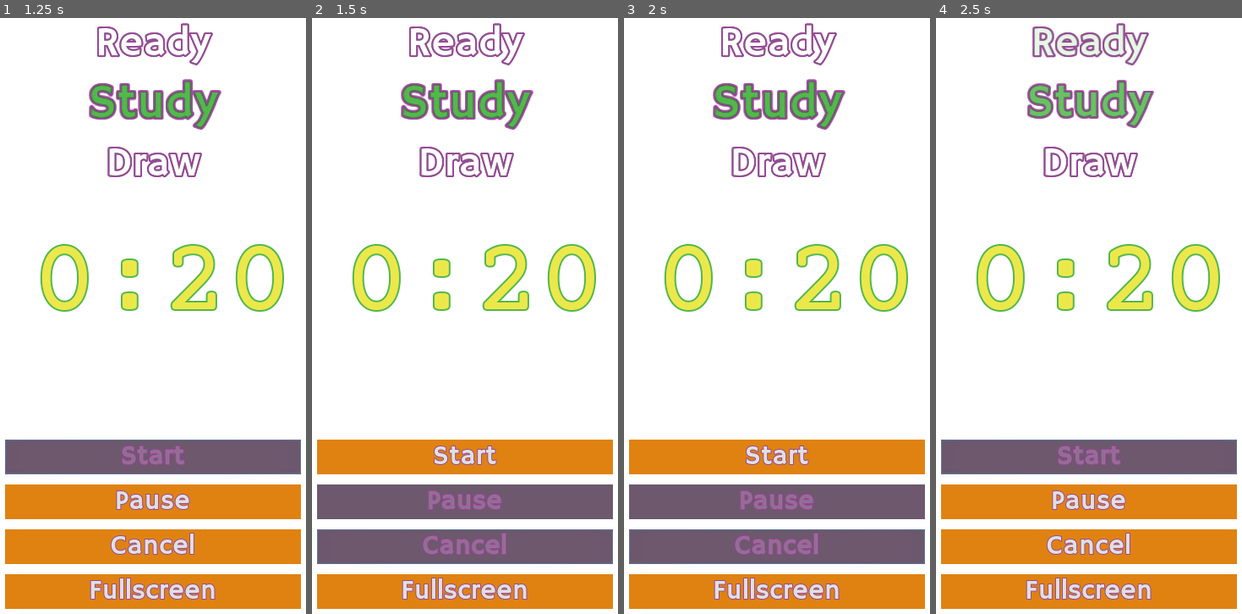
Above: before the commit, frames 1-4 (left to right).
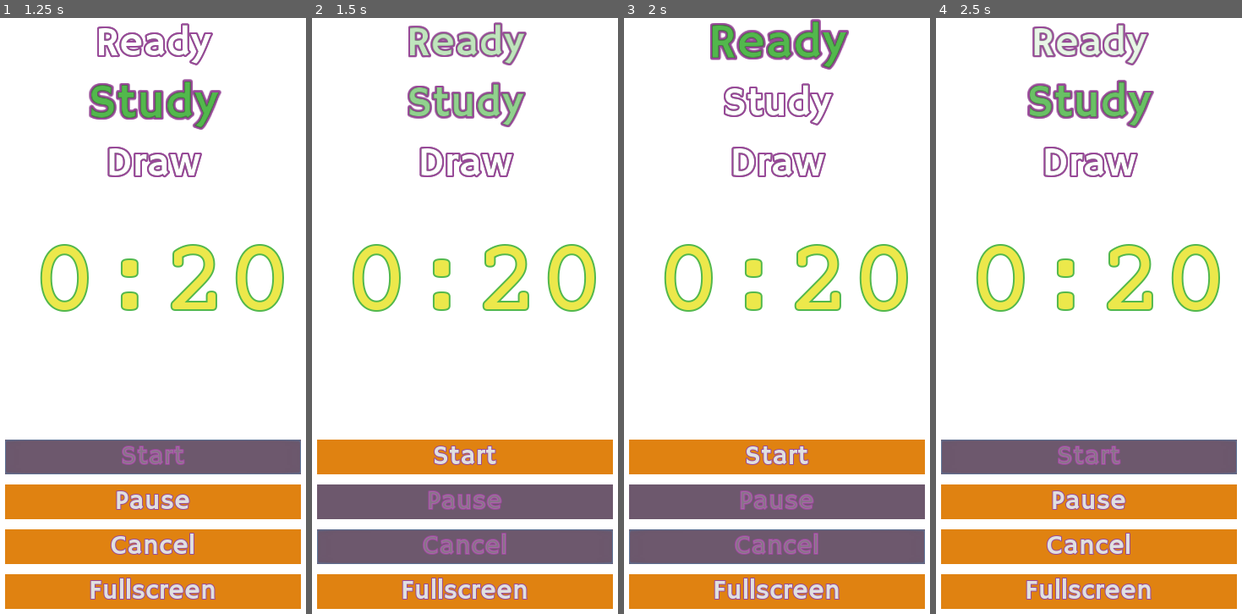
Above: after the commit, the same moments.

Repository: doctor-g/MonsDRAWsityTimer
Game: Godot game, scene res://src/MainScene.tscn
Same seed, same stepped clock (60 frames per second), same inputs: the game is played once before the commit and once after it.
Inputs:
- Up to frame 1 (1.25 s): click "Start" at 0.5 s
- Up to frame 2 (1.5 s): click "Cancel" at 1.25 s
- Up to frame 3 (2 s): no input
- Up to frame 4 (2.5 s): click "Start" at 2 s

Frame 1 is identical in both runs. In frame 2, 3.3% of the frame differs, in the area x 29-73%, y 0-19%; in frame 3, 4.1%, in the area x 28-74%, y 0-19%; in frame 4, nothing differs.

Commit message:
Update label animations

Diff:
--- a/project/src/AnimatedLabel.gd
+++ b/project/src/AnimatedLabel.gd
@@ -8,8 +8,10 @@
 	rect_pivot_offset = rect_size / 2
 
 func _set_focus(value):
+	var changed : bool = focus != value
 	focus = value
-	if focus:
-		$AnimationPlayer.play("highlight")
-	else:
-		$AnimationPlayer.play_backwards("highlight")
+	if changed:
+		if focus:
+			$AnimationPlayer.play("highlight")
+		else:
+			$AnimationPlayer.play_backwards("highlight")
--- a/project/src/MainScene.gd
+++ b/project/src/MainScene.gd
@@ -82,6 +82,9 @@
 	_start_button.disabled = false
 	_cancel_button.disabled = true
 	_pause_button.disabled = true
+	_ready_label.focus = true
+	_study_label.focus = false
+	_draw_label.focus = false
 	if _timer.paused:
 		_pause_button.pressed = false
 		_stop_blink_animation()
